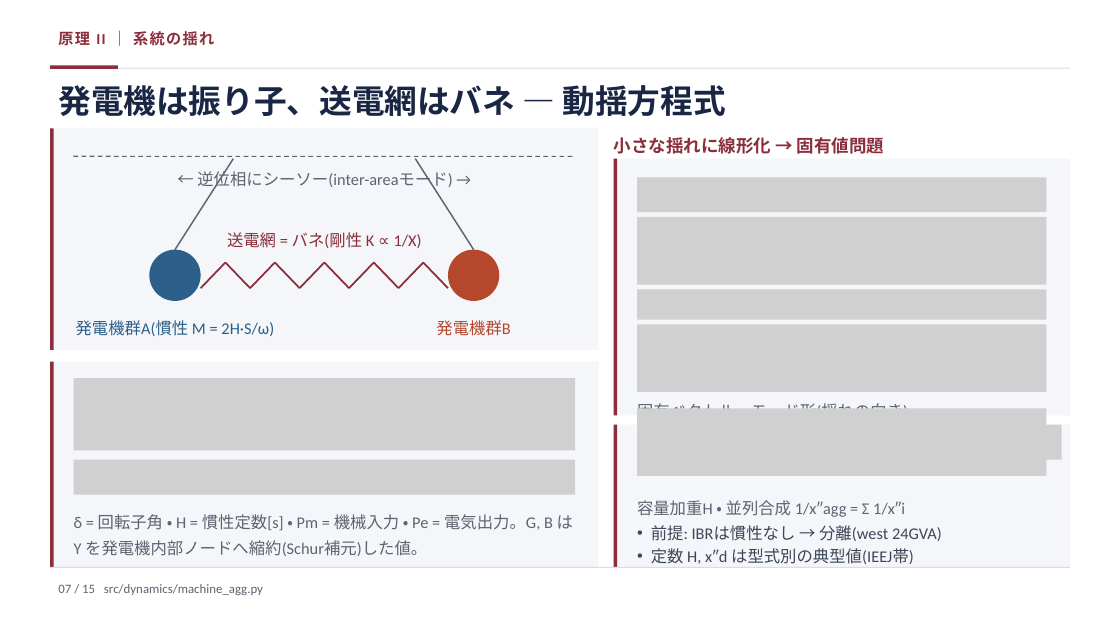
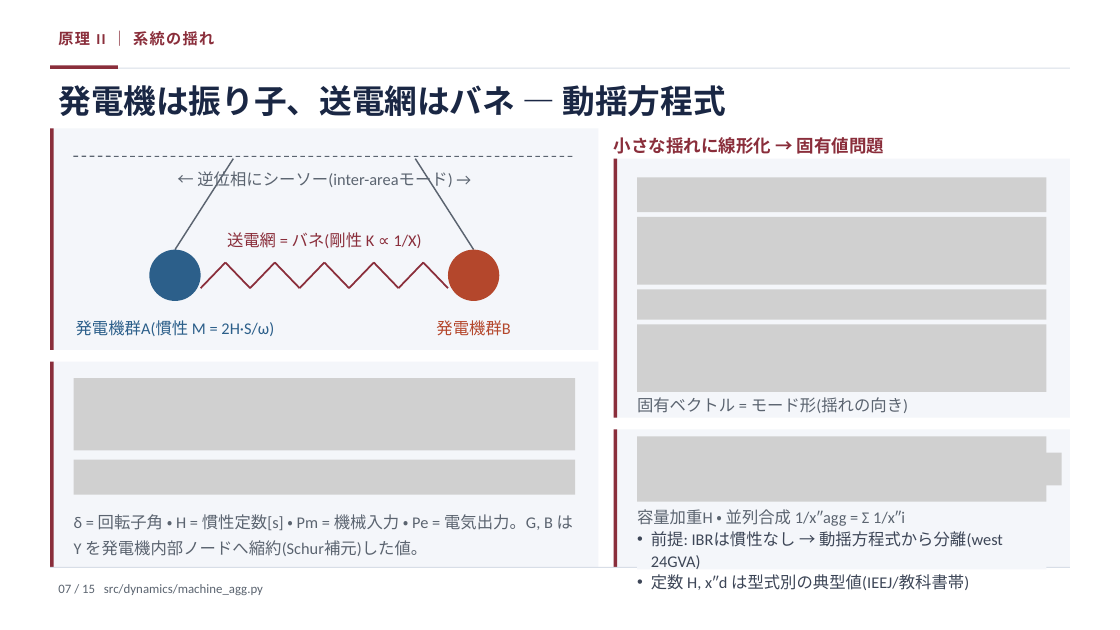
Before and after one commit to lutelute/All-Japan-Grid, a slide deck: slide 7 of docs/slides/AGJ_dynamics_2026-08-17_genspark.pptx. Drawn at 1120x630 pixels with LibreOffice and Linux fonts; fonts in the diff are those of the drawing; grey boxes stand for pictures. Boxes give left, top, right and bottom in pixels: in the first picture for what was removed or moved away, otherwise in the second. Text is boxed around its words. In the diff, an @@ line names an element or a change of style, - is before the commit and + after.

```diff
--- a/docs/slides/AGJ_dynamics_2026-08-17_genspark.pptx
+++ b/docs/slides/AGJ_dynamics_2026-08-17_genspark.pptx
@@ rectangle "固有ベクトル = モード形(揺れの向き)": place and size @@
-rectangle "固有ベクトル = モード形(揺れの向き)" at box(637, 397, 1047, 420)
+rectangle "固有ベクトル = モード形(揺れの向き)" at box(637, 392, 1047, 413)
@@ rectangle: place and size @@
-rectangle at box(614, 425, 1070, 567)
+rectangle at box(614, 429, 1070, 567)
@@ rectangle: place and size @@
-rectangle at box(614, 425, 618, 567)
+rectangle at box(614, 429, 618, 567)
@@ picture: place and size @@
-picture at box(637, 408, 1047, 476)
+picture at box(637, 436, 1047, 502)
@@ picture removed at box(817, 425, 1062, 460) @@
@@ picture added at box(817, 453, 1062, 486) @@
@@ rectangle "容量加重H ・ 並列合成 1/x″agg = ...": place and size @@
-rectangle "容量加重H ・ 並列合成 1/x″agg = ..." at box(637, 495, 1047, 516)
+rectangle "容量加重H ・ 並列合成 1/x″agg = ..." at box(637, 504, 1047, 525)
@@ rectangle "前提: IBRは慣性なし → 動揺方程式から分離(west 24GVA)": place and size @@
-rectangle "前提: IBRは慣性なし → 動揺方程式から分離(west 24GVA)" at box(637, 520, 1047, 565)
+rectangle "前提: IBRは慣性なし → 動揺方程式から分離(west 24GVA)" at box(637, 528, 1047, 570)
@@ text in rectangle at box(651, 531, 1003, 590): text changed @@
-• 前提: IBRは慣性なし → 分離(west 24GVA)
-• 定数 H, x″d は型式別の典型値(IEEJ帯)
+• 前提: IBRは慣性なし → 動揺方程式から分離(west 24GVA)
+• 定数 H, x″d は型式別の典型値(IEEJ/教科書帯)
```
Also in this commit, not shown: 4 other slides changed, 5 other files.
